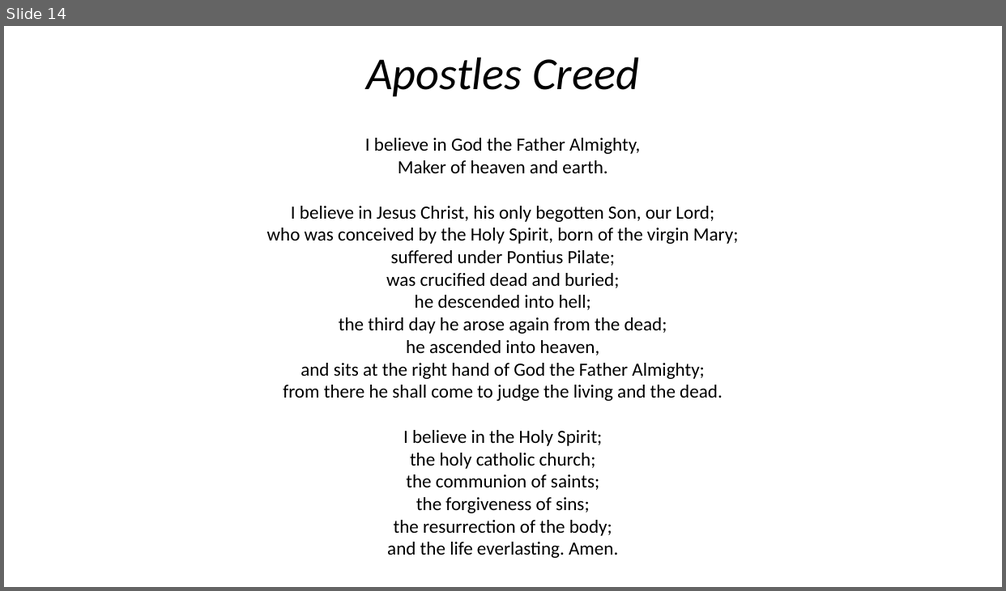
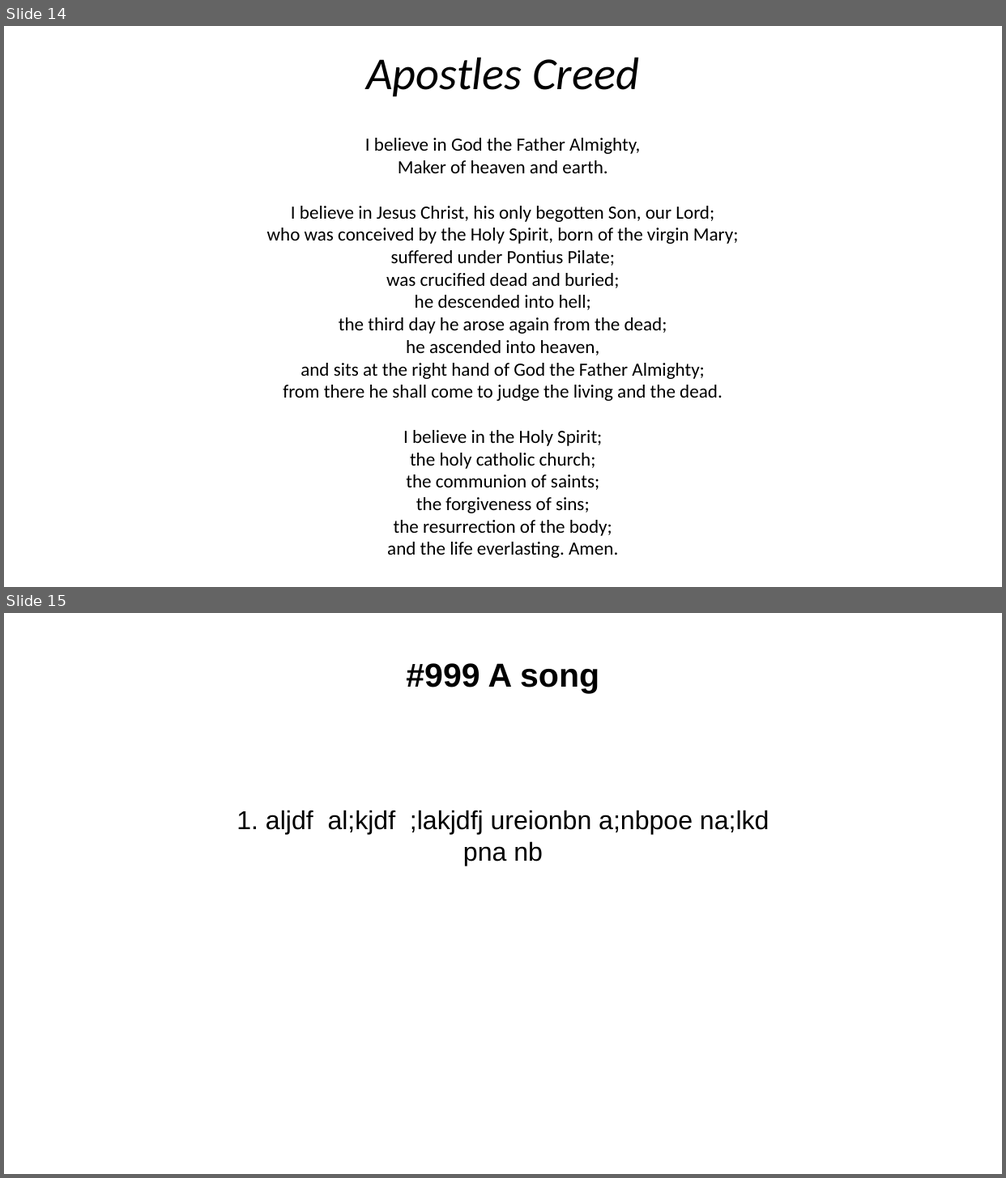
Before and after one commit to ntuininga/slide_generator, a slide deck: Evening Service.pptx. Shown one above the other, each under a label of ours: slide 14 before the commit, slides 14 and 15 after it. The pictures are 1006x591 and 1006x1178 pixels, drawn with LibreOffice and Linux fonts; fonts in the diff are those of the drawing. Boxes give left, top, right and bottom in pixels: in the first picture for what was removed or moved away, otherwise in the second. Text is boxed around its words. In the diff, an @@ line names an element or a change of style, - is before the commit and + after.

Commit message:
song editor

```diff
--- a/Evening Service.pptx
+++ b/Evening Service.pptx
@@ slide 15 added at <box>4,613,1002,1174</box>, background #FFFFFF @@
@@ text added at <box>406,663,599,694</box>, 32 pt, text #000000, bold @@
+#999 A song
@@ text added at <box>236,810,769,866</box>, 25 pt, text #000000 @@
+1. aljdf al;kjdf ;lakjdfj ureionbn a;nbpoe na;lkd pna nb
```
Also in this commit, not shown: 1 slide changed, 2 other slides added, 1 slide removed, 8 other files.
